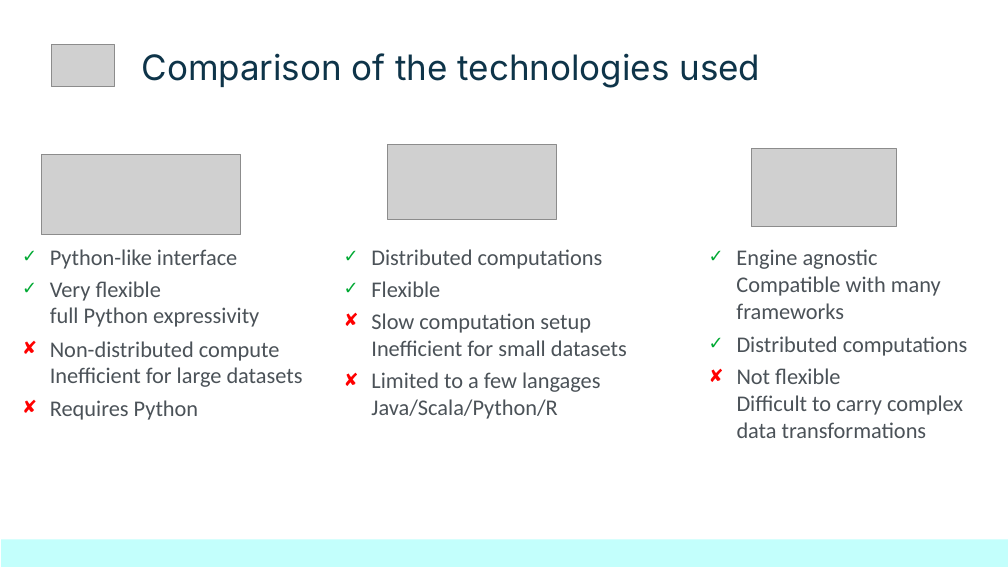
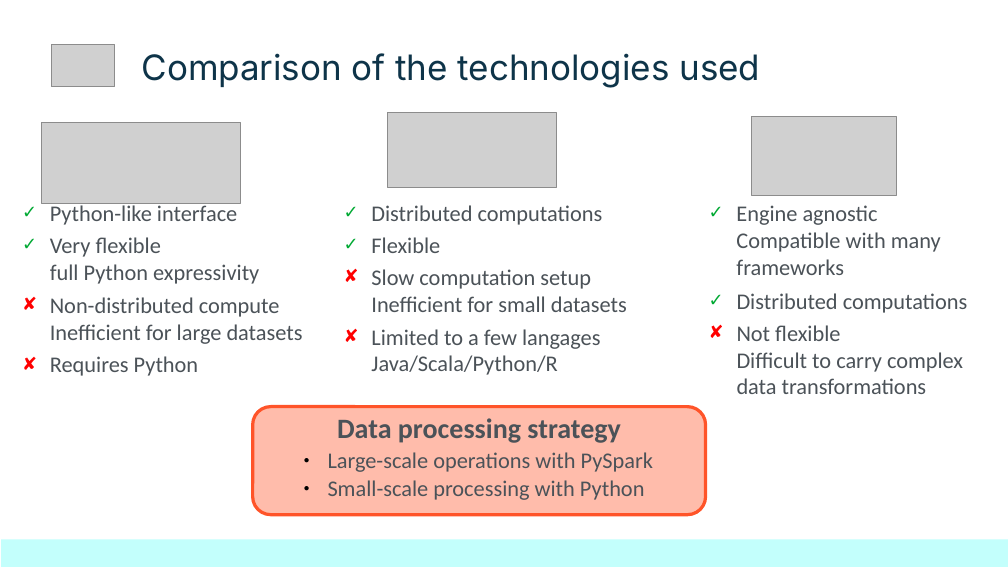
Before and after one commit to netesf13d/jedha-projects, a slide deck: slide 4 of 1-02-Steam_videogames_platform/presentation/Presentation - 1-02 - Steam videogames platform.odp (slide 5 before the commit). Drawn at 1008x567 pixels with LibreOffice and Linux fonts; fonts in the diff are those of the drawing; grey boxes stand for pictures. Boxes give left, top, right and bottom in pixels: in the first picture for what was removed or moved away, otherwise in the second. Text is boxed around its words. In the diff, an @@ line names an element or a change of style, - is before the commit and + after.

```diff
--- a/1-02-Steam_videogames_platform/presentation/Presentation - 1-02 - Steam videogames platform.odp
+++ b/1-02-Steam_videogames_platform/presentation/Presentation - 1-02 - Steam videogames platform.odp
@@ 3 pictures: place and size @@
-3 pictures at bbox=[41, 144, 896, 235]
+3 pictures at bbox=[41, 113, 896, 203]
@@ 11 titles: place and size @@
-11 titles at bbox=[50, 249, 968, 438]
+11 titles at bbox=[50, 202, 968, 394]
@@ rounded rectangle added at bbox=[253, 406, 706, 514], fill #FF7B59 at 50% opacity, outline #FF5429 2.3 pt @@
@@ title added at bbox=[337, 418, 621, 443], 20 pt, text #4B5258, bold @@
+Data processing strategy
@@ title added at bbox=[328, 452, 653, 472], 16 pt, text #4B5258 @@
+● Large-scale operations with PySpark
@@ title added at bbox=[328, 480, 645, 500], 16 pt, text #4B5258 @@
+● Small-scale processing with Python
```
Also in this commit, not shown: 2 other slides changed, 1 slide added, 6 slides removed, 34 other files.
